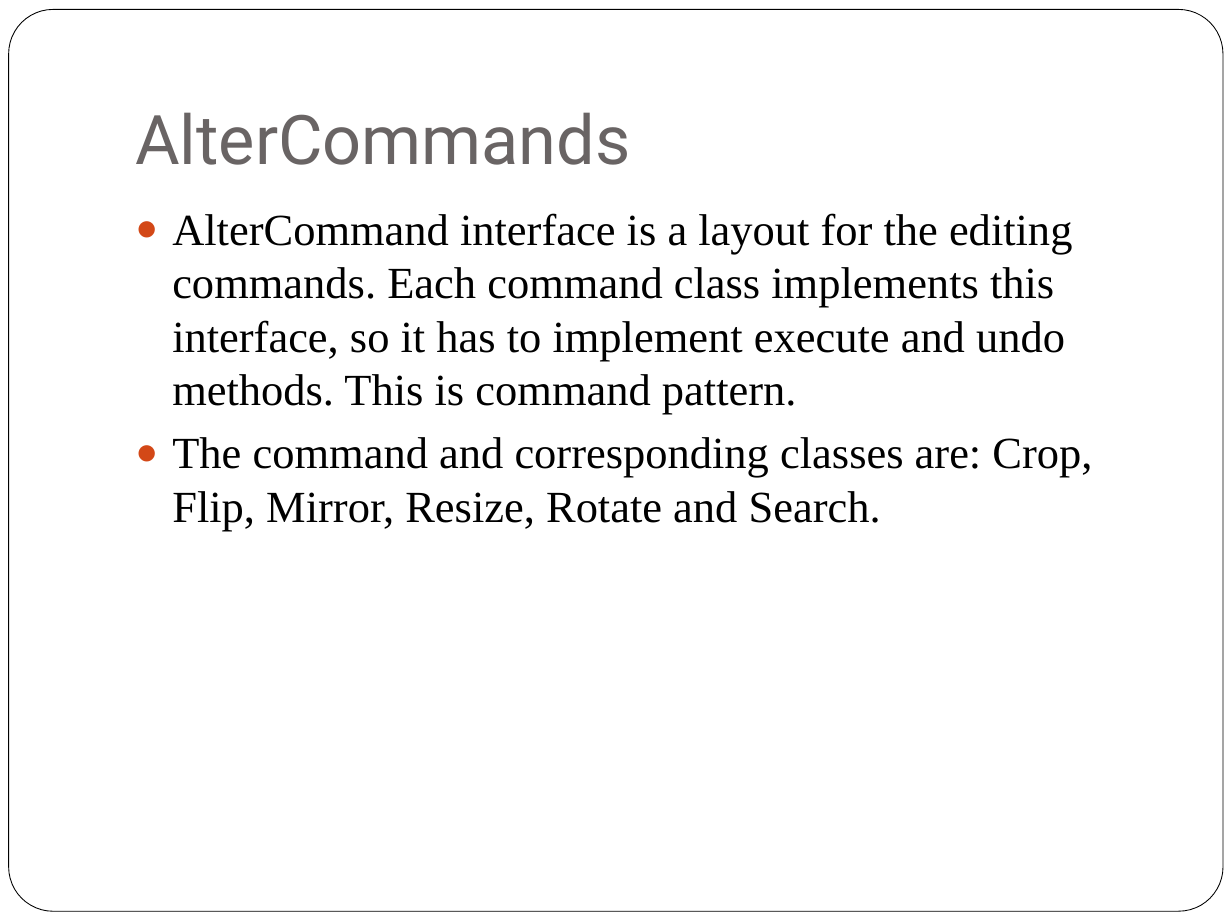
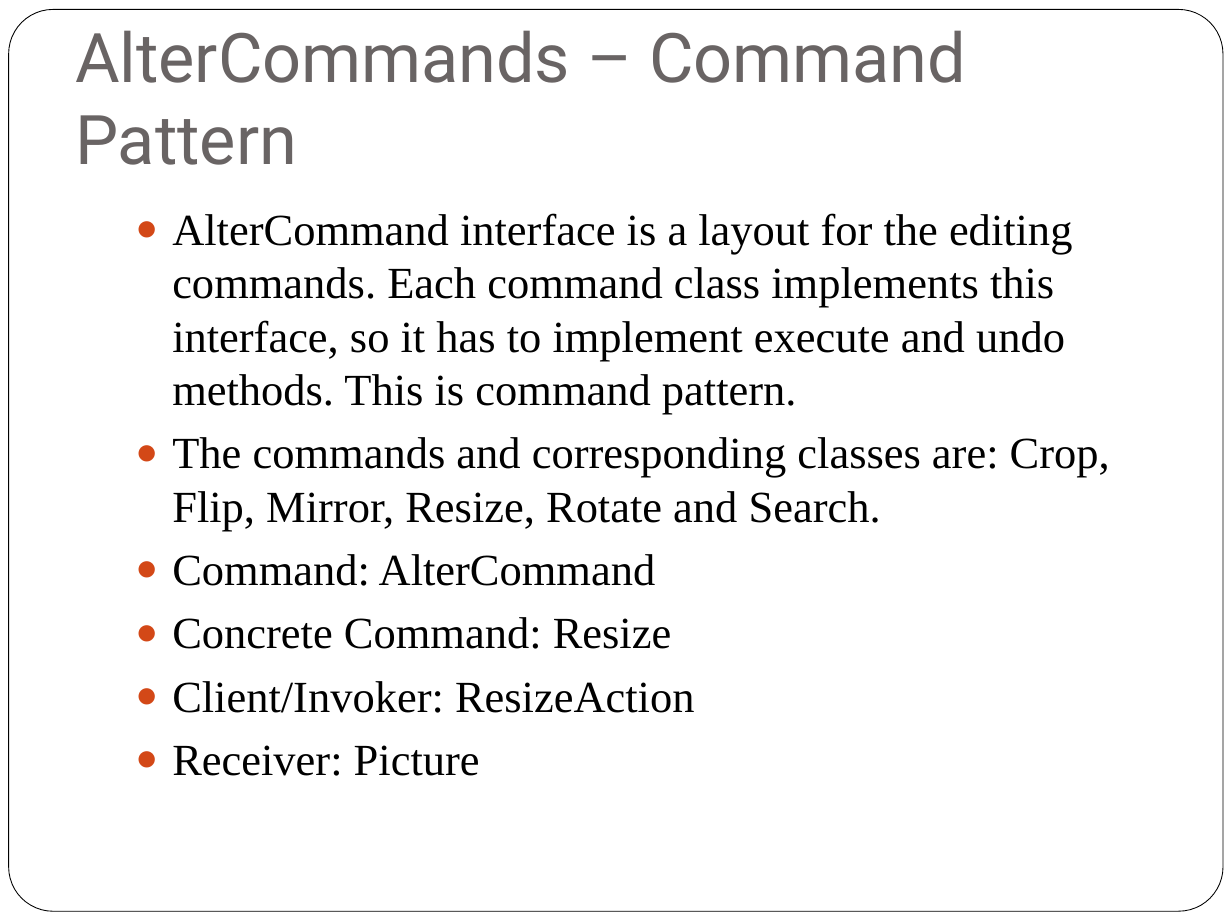
Before and after one commit to axl3697/Aether, a slide deck: slide 4 of ImageAlbumProject/doc/ImageAlbumPresentation.pptx. Drawn at 1232x924 pixels with LibreOffice and Linux fonts; fonts in the diff are those of the drawing. Boxes give left, top, right and bottom in pixels: in the first picture for what was removed or moved away, otherwise in the second. Text is boxed around its words. In the diff, an @@ line names an element or a change of style, - is before the commit and + after.

```diff
--- a/ImageAlbumProject/doc/ImageAlbumPresentation.pptx
+++ b/ImageAlbumProject/doc/ImageAlbumPresentation.pptx
@@ title at (75,30,966,165): text changed @@
-AlterCommands
+AlterCommands – Command Pattern
@@ text at (172,437,1110,776): text changed @@
-● The command and corresponding classes are: Crop, Flip, Mirror, Resize, Rotate and Search.
+● The commands and corresponding classes are: Crop, Flip, Mirror, Resize, Rotate and Search.
+● Command: AlterCommand
+● Concrete Command: Resize
+● Client/Invoker: ResizeAction
+● Receiver: Picture
```
Also in this commit, not shown: 1 other slide changed, 4 slides added, 6 other files.
